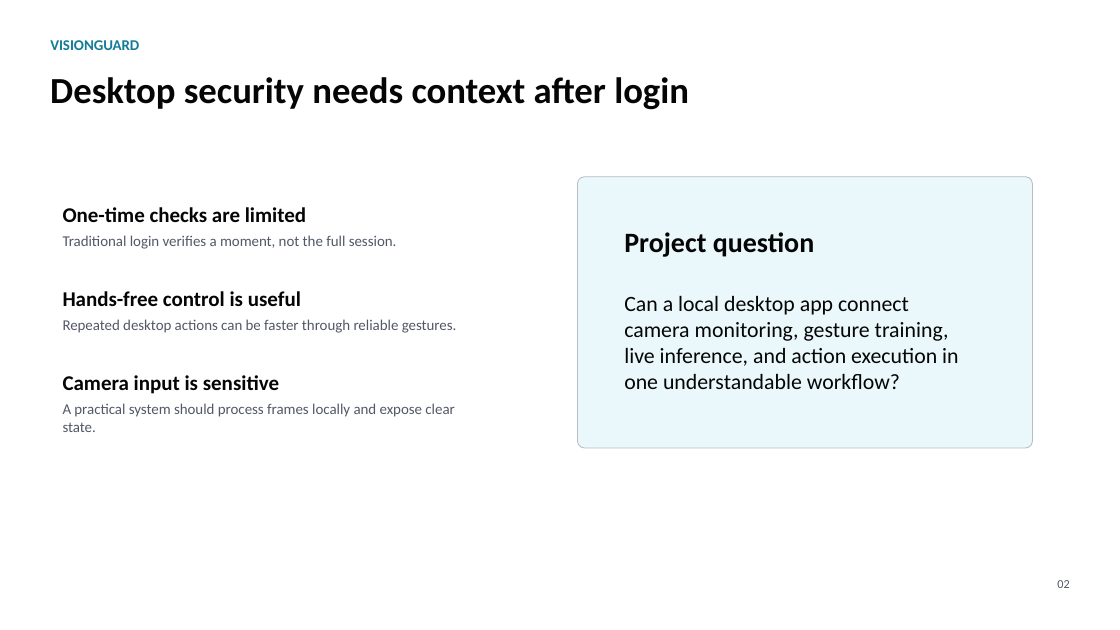
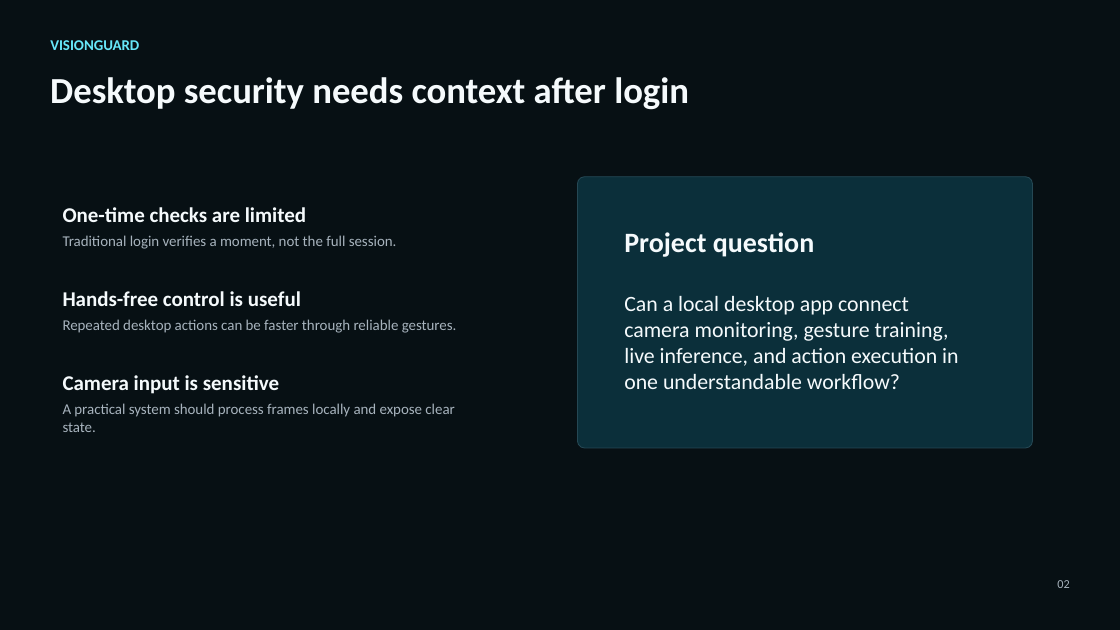
Before and after one commit to StefanPenchev05/VisionGuard, a slide deck: slide 2 of docs/report/visionguard_presentation.pptx. Drawn at 1120x630 pixels with LibreOffice and Linux fonts; fonts in the diff are those of the drawing. Boxes give left, top, right and bottom in pixels: in the first picture for what was removed or moved away, otherwise in the second. Text is boxed around its words. In the diff, an @@ line names an element or a change of style, - is before the commit and + after.

Commit message:
Refactor VisionGuard application architecture

```diff
--- a/docs/report/visionguard_presentation.pptx
+++ b/docs/report/visionguard_presentation.pptx
@@ background #FFFFFF to #071014 @@
@@ rectangle added at <box>0,0,1120,630</box>, fill #071014, outline #071014 0 pt @@
@@ text "VISIONGUARD" at <box>50,40,139,50</box>: text colour #127C95 to #67E8F9 @@
@@ rounded rectangle at <box>578,176,1033,448</box>: fill #EAF7FB to #0B2F3A; outline #B8BCC4 0.75 pt to #254854 0.75 pt @@
@@ text colour #050505 to #F5FAFC in 6 elements at <box>50,77,689,110</box>, <box>63,207,306,222</box>, <box>63,291,301,306</box>, <box>63,375,279,394</box>, <box>624,232,814,257</box>, <box>624,296,958,389</box> @@
@@ text colour #525866 to #A7B3BD in 4 elements at <box>63,235,397,249</box>, <box>63,319,457,333</box>, <box>63,403,454,432</box>, <box>1057,580,1069,588</box> @@
```
Also in this commit, not shown: 9 other slides changed, 2 slides added, 51 other files.
